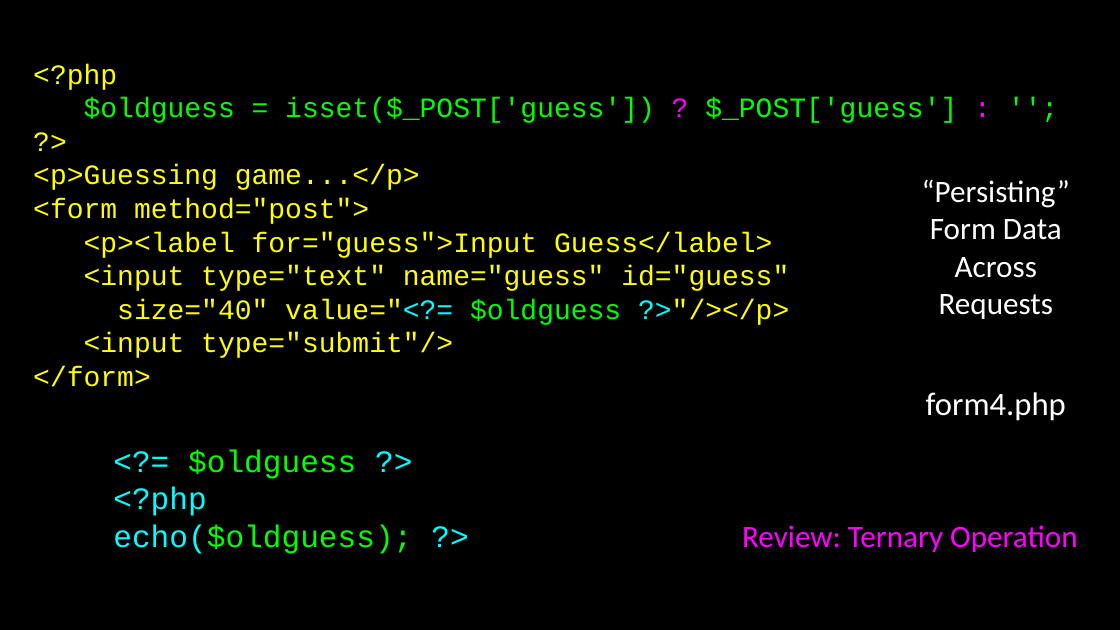
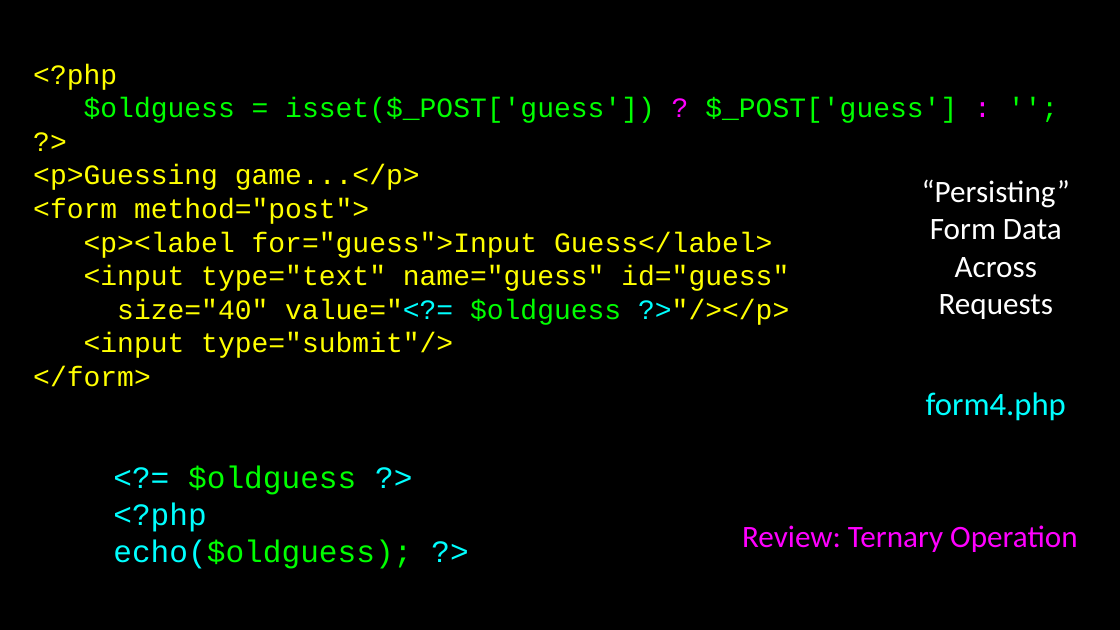
Before and after one commit to csev/wa4e, a slide deck: slide 15 of lectures/PHP-04-Forms.ppt (slide 20 before the commit). Drawn at 1120x630 pixels with LibreOffice and Linux fonts; fonts in the diff are those of the drawing. Boxes give left, top, right and bottom in pixels: in the first picture for what was removed or moved away, otherwise in the second. Text is boxed around its words. In the diff, an @@ line names an element or a change of style, - is before the commit and + after.

```diff
--- a/lectures/PHP-04-Forms.ppt
+++ b/lectures/PHP-04-Forms.ppt
@@ text "form4.php" at [926, 392, 1066, 421]: text colour #FFFFFF to #00FFFF @@
@@ text "<?= $oldguess ?>": place and size @@
-text "<?= $oldguess ?>" at [113, 450, 412, 554]
+text "<?= $oldguess ?>" at [113, 465, 412, 569]
```
Also in this commit, not shown: 17 other slides changed, 4 slides added, 4 slides removed, 3 other files.
